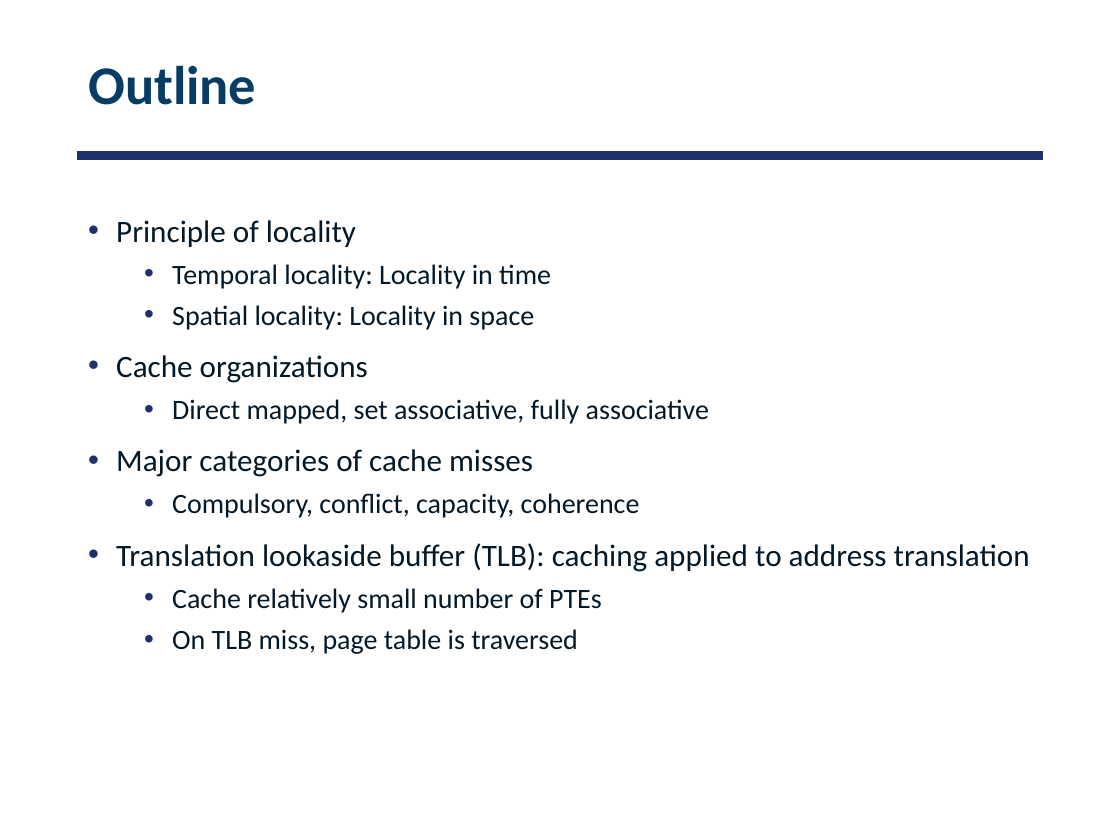
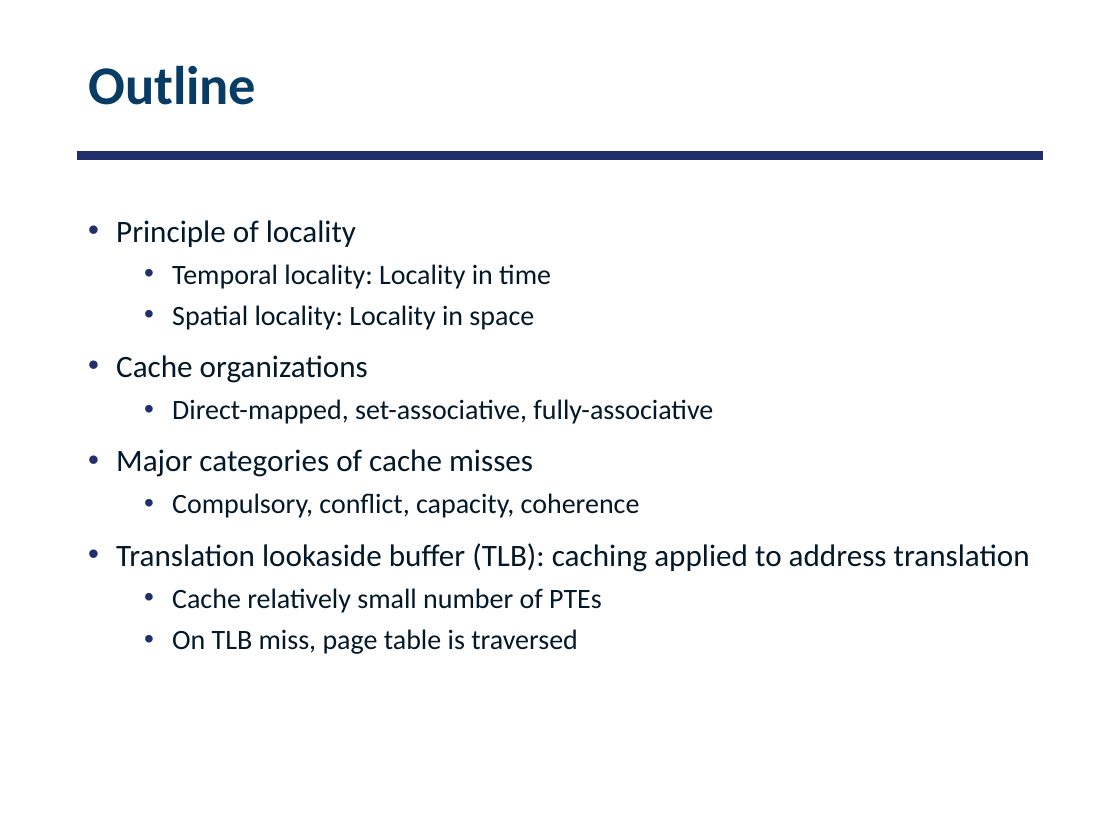
Before and after one commit to smajidzahedi/ECE350, a slide deck: slide 3 of 08-caching.pptx. Drawn at 1120x840 pixels with LibreOffice and Linux fonts; fonts in the diff are those of the drawing. Boxes give left, top, right and bottom in pixels: in the first picture for what was removed or moved away, otherwise in the second. Text is boxed around its words. In the diff, an @@ line names an element or a change of style, - is before the commit and + after.

Commit message:
fixed typos during lecture

```diff
--- a/08-caching.pptx
+++ b/08-caching.pptx
@@ text at (x1=172, y1=399, x2=713, y2=424): text changed @@
-  • Direct mapped, set associative, fully associative
+  • Direct-mapped, set-associative, fully-associative
```
Also in this commit, not shown: 8 other slides changed, 3 other files.
